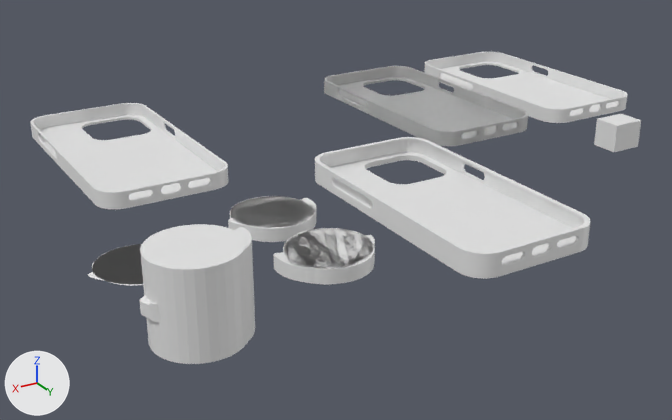
The Blender file iPhoneCase.blend as it was, and as the next commit left it.
Before and after are seen from a camera (50 mm lens) standing at (278.0, 345.0, 188.0) and looking at (24.0, -78.0, -24.0). Arrows for +X, +Y and +Z are at lower left; the lights stay in place.
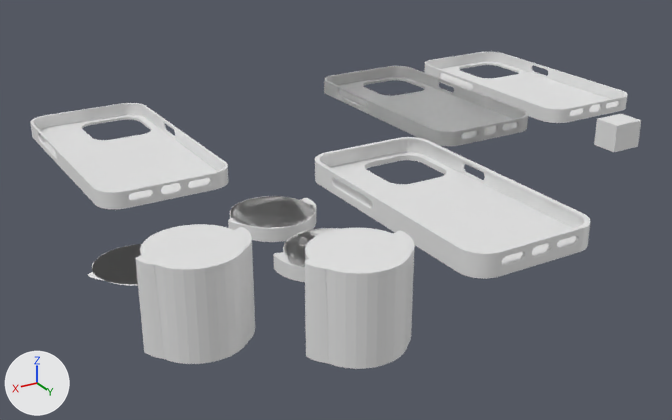
Where the change shows, as pixel boxes [x1, y1, x2, y2] in the pictures (672 x 420 px):
'Cylinder.004', added: after [305, 228, 415, 369]
'Cylinder.002', reshaped (26% wider, 250% taller): before [139, 294, 161, 323]; after [136, 255, 164, 359]
'Circle.001', unchanged, covered by the edit: before [273, 228, 375, 285]; after [273, 228, 339, 282]

Diff of the bpy script that builds the scene:
```diff
--- a/iPhoneCase.blend.py
+++ b/iPhoneCase.blend.py
@@ me_cylinder_002 @@
 # used by ob_cylinder_002; location = (177.5, 37.3, 11.7); scale = (3.91, 3.91, 3.91)
-me_cylinder_002.from_pydata(...)  # 64 vertices, 34 faces; spans x -1.0..0.71, y -0.98..1.82, z -1.0..1.0
+me_cylinder_002.from_pydata(...)  # 96 vertices, 66 faces; spans x -1.0..0.71, y -0.98..1.82, z -5.13..5.29
+# me_cylinder_002 part 1: the whole mesh is rebuilt
@@ me_cylinder_004 @@
+me_cylinder_004.from_pydata(...)  # 204 vertices, 114 faces; spans x -1.0..1.36, y -0.81..1.19, z -1.0..1.01
@@ ob_cylinder_004 @@
+ob_cylinder_004 = bpy.data.objects.new('Cylinder.004', me_cylinder_004)
+ob_cylinder_004.location = (99.6, 67.7, 11.7)
+ob_cylinder_004.scale = (20.4, 20.4, 20.4)
```
